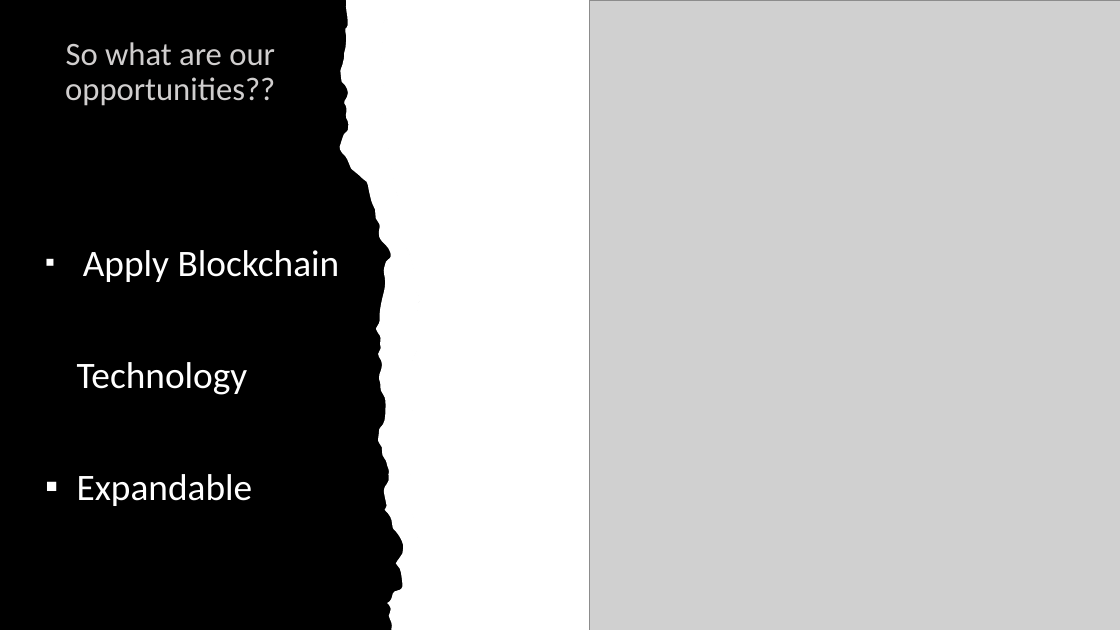
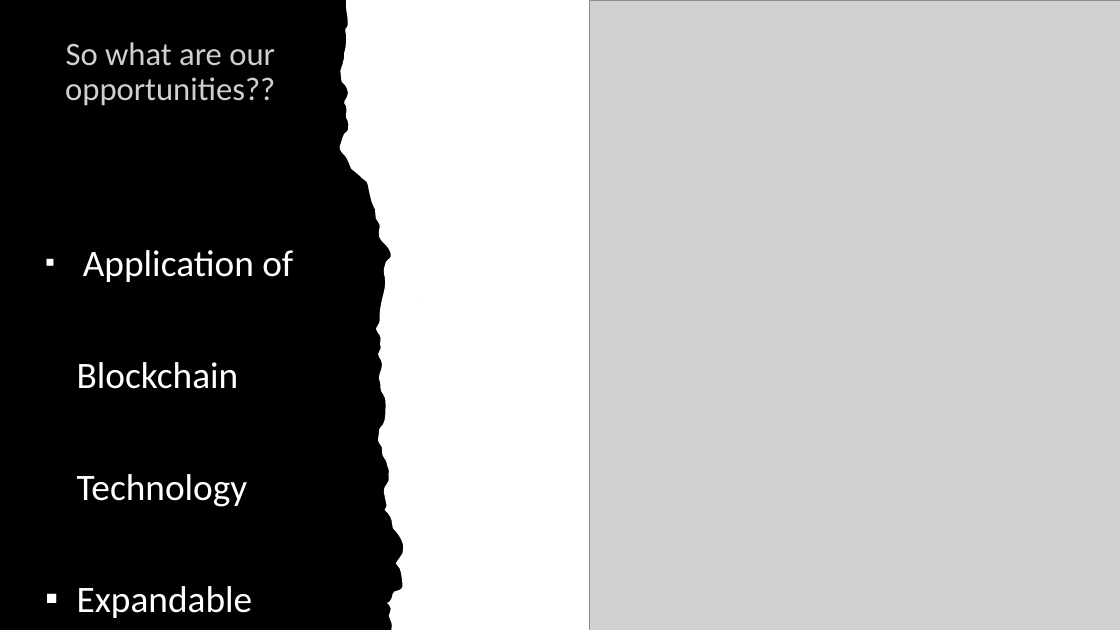
Before and after one commit to zhalok/HACKNSU4_SUST_Agile_Team, a slide deck: slide 12 of SUST_AGILE_TEAM.pptx. Drawn at 1120x630 pixels with LibreOffice and Linux fonts; fonts in the diff are those of the drawing; grey boxes stand for pictures; background and template pictures are left out. Boxes give left, top, right and bottom in pixels: in the first picture for what was removed or moved away, otherwise in the second. Text is boxed around its words. In the diff, an @@ line names an element or a change of style, - is before the commit and + after.

```diff
--- a/SUST_AGILE_TEAM.pptx
+++ b/SUST_AGILE_TEAM.pptx
@@ text at box(77, 250, 293, 507): text changed @@
-▪ Apply Blockchain Technology
+▪ Application of Blockchain Technology
```
Also in this commit, not shown: 4 other slides changed, 3 slides added, 5 slides removed.
